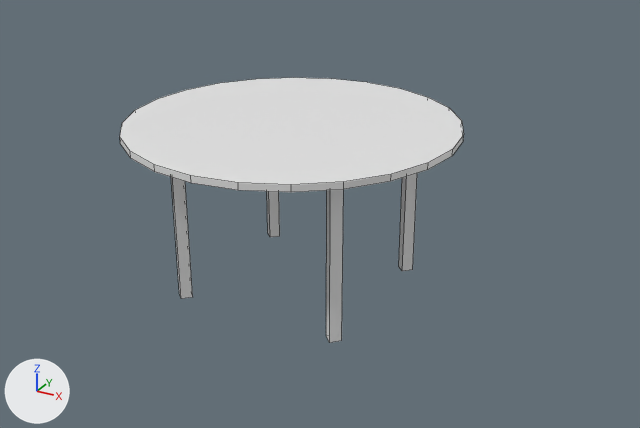
One commit to the Blender file Assets/Models/table.blend: the scene before it, then after it.
Before and after are seen from a 50 mm lens placed at (1.278, -2.157, 1.324), pointed at (0.076, 0.03, 0.23). Every picture has the same lights, and +X, +Y and +Z are marked at lower left. Mesh edges are drawn as thin lines.

Objects in the first picture: 'Table'.
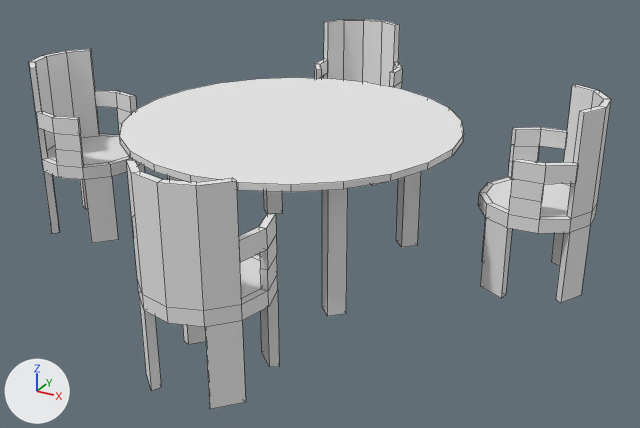
The newer file is also rescaled (x2.298), turned or shifted as a whole; pictures and numbers use the older file's frame.

Changed parts and their boxes (x1, y1, x2, y2) in the pictures (640 x 428 px; the box of a moved part takes in the faces that stretch with it):
'Chairs', added
    after: (29, 19, 611, 409)
'Table', reshaped (10% shorter)
    before: (120, 77, 463, 343)
    after: (120, 77, 463, 316)
part 1 of me_cylinder, moved or reshaped
    before: (267, 191, 280, 237)
    after: (264, 191, 282, 214)
part 2 of me_cylinder, moved or reshaped
    before: (399, 174, 417, 271)
    after: (396, 172, 421, 247)
part 3 of me_cylinder, moved or reshaped
    before: (326, 189, 344, 343)
    after: (322, 189, 348, 316)
part 4 of me_cylinder, moved or reshaped
    before: (171, 177, 193, 299)
    after: (168, 176, 183, 181)

The change, as a list of edits to the scene's bpy script:
```text
Add mat_chair:
    mat_chair = diffuse_material('Chair')
    mat_chair.base_color = (0.8, 0.8, 0.8)  # white #e7e7e7
Change me_cylinder:
    where me_cylinder.from_pydata(...)  # 80 vertices, 50 faces; spans x -0.5..0.5, y -0.5..0.5, z -0.511..0.01
    used by ob_table; location = (0.0, 0.0, 0.512)
    me_cylinder part 1: the loose piece of 8 vertices spanning x -0.256..-0.206, y 0.225..0.275, z -0.511..-0.011 is scaled about its middle by (1.5, 1.5, 0.818), then moved by (0.0, 0.0, 0.045)
    me_cylinder part 2: the loose piece of 8 vertices spanning x 0.255..0.305, y 0.213..0.263, z -0.511..-0.011 is scaled about its middle by (1.5, 1.5, 0.818), then moved by (0.0, 0.0, 0.045)
    me_cylinder part 3: the loose piece of 8 vertices spanning x 0.253..0.303, y -0.282..-0.232, z -0.511..-0.011 is scaled about its middle by (1.5, 1.5, 0.818), then moved by (0.0, 0.0, 0.045)
    me_cylinder part 4: the loose piece of 8 vertices spanning x -0.262..-0.212, y -0.279..-0.229, z -0.511..-0.011 is scaled about its middle by (1.5, 1.5, 0.818), then moved by (0.0, 0.0, 0.045)
Add me_cylinder_003:
    me_cylinder_003.from_pydata(...)  # 440 vertices, 400 faces; spans x -1.0..9.6, y -5.78..4.82, z -0.86..2.53
    me_cylinder_003.materials.append(mat_chair)  # white #e7e7e7
Add ob_chairs:
    ob_chairs = bpy.data.objects.new('Chairs', me_cylinder_003)
    ob_chairs.location = (0.696, 0.189, 0.233)
    ob_chairs.rotation_euler = (0.0, 0.0, -2.82)  # degrees (0, 0, -162)
    ob_chairs.scale = (0.164, 0.164, 0.164)
```
